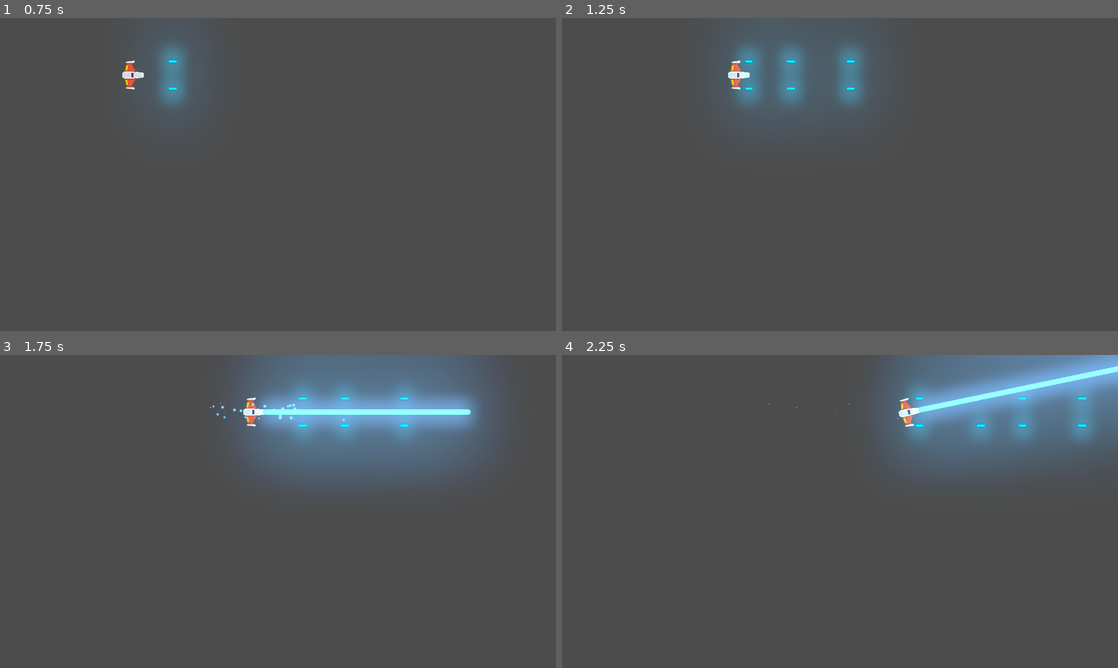
Above: before the commit, frames 1-4 (two rows, left to right).
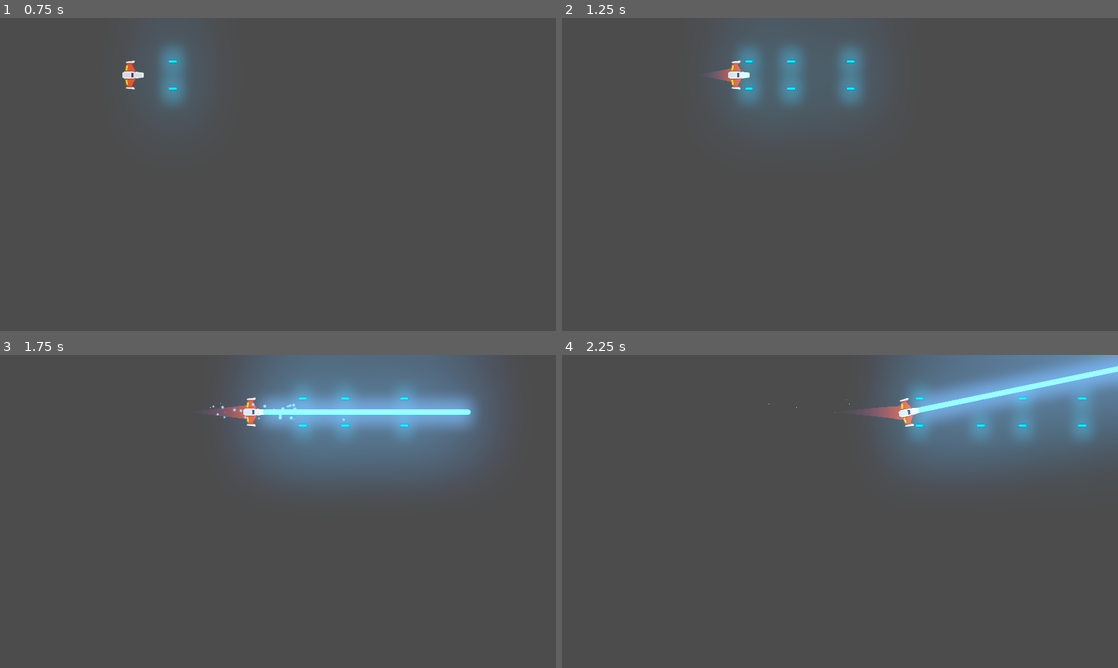
Above: after the commit, the same moments.

Repository: ChristianDTC/Game-Meteorite
Game: Godot game, scene res://Game/Levels/LevelTest.tscn
Two runs of this game, one before a commit and one after it. Both use one fixed random seed, a clock stepped at 60 frames per second and the inputs below.
Inputs (mouse positions are in pixels of both pictures, inside the frame that each line leads up to):
- Up to frame 1 (0.75 s): tap Enter at 0.5 s; move the mouse to (250, 237) at 0.52 s; hold W (move_up) from 0.53 s (still down); hold Space (shot_main) from 0.53 s (still down)
- Up to frame 2 (1.25 s): keep holding W (move_up); keep holding Space (shot_main)
- Up to frame 3 (1.75 s): keep holding W (move_up); move the mouse to (444, 558) at 1.27 s; release Space (shot_main) at 1.28 s; right-click (444, 558) at 1.35 s
- Up to frame 4 (2.25 s): move the mouse to (673, 464) at 2.02 s; release W (move_up) at 2.03 s; hold Left (rotate_left) from 2.03 s (still down); hold Space (shot_main) from 2.03 s (still down)

Frame 1 is identical in both runs. In frame 2, less than 0.1% of the frame differs, in the area x 27-31%, y 16-21%; in frame 3, 0.2%; in frame 4, 0.2%, in the area x 54-62%, y 16-21%.

Commit message:
agregue la estela de la nave

Diff:
--- a/Game/Ship/Player.gd
+++ b/Game/Ship/Player.gd
@@ -1,3 +1,4 @@
+#JUGADOR
 class_name Player
 extends RigidBody2D
 
@@ -5,7 +6,7 @@
 # ATRIBUTOS EXPORT
 export var power_engine:int = 20 #potencia del motor
 export var power_rotation:int = 280 #potencia de rotación
-
+export var trail_max:int = 30 #estela máxima
 
 # ATRIBUTOS
 var push:Vector2 = Vector2.ZERO
@@ -15,6 +16,7 @@
 # ATRIBUTOS ONREADY
 onready var muzzle:Muzzle = $Muzzle
 onready var laser_beam:LaserBeam2D = $LaserBeam2D
+onready var trail:Trail = $TrainPoint/Trail2D
 
 # METODOS
 func _unhandled_input(event: InputEvent) -> void:
@@ -23,6 +25,12 @@
 		laser_beam.set_is_casting(true)
 	if event.is_action_released("shot_secondary"):
 		laser_beam.set_is_casting(false)
+
+	#CONTROL ESTELA
+	if event.is_action_pressed("move_up"):
+		trail.set_max_points(trail_max)
+	elif event.is_action_pressed("move_down"):
+		trail.set_max_points(0)
 
 func _integrate_forces(state: Physics2DDirectBodyState) -> void:
 	apply_central_impulse(push.rotated(rotation))
--- a/Game/Ship/Player.tscn
+++ b/Game/Ship/Player.tscn
@@ -6,6 +6,7 @@
 [ext_resource path="res://Game/Laser/Muzzle.tscn" type="PackedScene" id=4]
 [ext_resource path="res://Game/Laser/laserShot.wav" type="AudioStream" id=5]
 [ext_resource path="res://Game/Laser/RayLaser/LaserBeam2D.tscn" type="PackedScene" id=6]
+[ext_resource path="res://Game/Ship/Trail/Trail2D.tscn" type="PackedScene" id=7]
 
 [sub_resource type="CircleShape2D" id=1]
 radius = 38.1182
@@ -28,6 +29,7 @@
 texture = ExtResource( 1 )
 
 [node name="CollisionShape2D" type="CollisionShape2D" parent="."]
+visible = false
 position = Vector2( 0, 9.09495e-13 )
 rotation = 1.5708
 scale = Vector2( 1.23907, 0.917624 )
@@ -51,4 +53,10 @@
 [node name="LaserBeam2D" parent="." instance=ExtResource( 6 )]
 position = Vector2( 40, 0 )
 
+[node name="TrainPoint" type="Position2D" parent="."]
+position = Vector2( -16, 0 )
+
+[node name="Trail2D" parent="TrainPoint" instance=ExtResource( 7 )]
+target_path = NodePath("..")
+
 [editable path="Muzzle"]
--- /dev/null
+++ b/Game/Ship/Trail/Trail2D.gd
@@ -0,0 +1,113 @@
+# Draws a 2D trail using Godot's `Line2D`.
+#
+# Instantiate `Trail2D` as a child of a moving node to use it. To control the color, width curve,
+# texture, or trail width, use parameters from the `Line2D` class.
+#ESTELA
+tool
+
+class_name Trail
+extends Line2D
+
+export var is_emitting := false setget set_emitting
+
+# Distance in pixels between vertices. A higher resolution leads to more details.
+export var resolution := 5.0
+# Life of each point in seconds before it is deleted.
+export var lifetime := 0.5
+# Maximum number of points allowed on the curve.
+export var max_points := 30 setget set_max_points
+# Optional path to the target node to follow. If not set, the instance follows its parent.
+export var target_path: NodePath
+
+var _points_creation_time := []
+var _last_point := Vector2.ZERO
+var _clock := 0.0
+var _offset := 0.0
+
+onready var target: Node2D = get_node_or_null(target_path)
+
+# SETTERS Y GETTERS
+func set_max_points(valor:int) -> void:
+	max_points = valor
+
+func _ready() -> void:
+	if not target:
+		target = get_parent() as Node2D
+
+	if Engine.editor_hint:
+		set_process(false)
+		return
+
+	_offset = position.length()
+	set_as_toplevel(true)
+	clear_points()
+	position = Vector2.ZERO
+	_last_point = to_local(target.global_position) + calculate_offset()
+
+
+func _get_configuration_warning() -> String:
+	var warning := "Missing Target node: assign a Node that extends Node2D in the Target Path or make the Trail a child of a parent that extends Node2D"
+	if target:
+		warning = ""
+	return warning
+
+
+func _process(delta: float) -> void:
+	_clock += delta
+	remove_older()
+
+	if not is_emitting:
+		return
+
+	# Adding new points if necessary.
+	var desired_point := to_local(target.global_position)
+	var distance: float = _last_point.distance_to(desired_point)
+	if distance > resolution:
+		add_timed_point(desired_point, _clock)
+
+
+# Creates a new point and stores its creation time.
+func add_timed_point(point: Vector2, time: float) -> void:
+	add_point(point + calculate_offset())
+	_points_creation_time.append(time)
+	_last_point = point
+	if get_point_count() > max_points:
+		remove_first_point()
+
+
+# Calculates the offset of the trail from its target.
+func calculate_offset() -> Vector2:
+	return - 1.0 * polar2cartesian(1.0, target.rotation).rotated(- PI / 2) * _offset
+
+
+# Removes the first point in the line and the corresponding time.
+func remove_first_point() -> void:
+	if get_point_count() > 1:
+		remove_point(0)
+	_points_creation_time.pop_front()
+
+
+# Remove points older than `lifetime`.
+func remove_older() -> void:
+	for creation_time in _points_creation_time:
+		var delta = _clock - creation_time
+		if delta > lifetime:
+			remove_first_point()
+		# Points in `_points_creation_time` are ordered from oldest to newest so as soon as a point
+		# isn't older than `lifetime`, we know all remaining points should stay as well.
+		else:
+			break
+
+
+func set_emitting(emitting: bool) -> void:
+	is_emitting = emitting
+	if Engine.editor_hint:
+		return
+
+	if not is_inside_tree():
+		yield(self, "ready")
+
+	if is_emitting:
+		clear_points()
+		_points_creation_time.clear()
+		_last_point = to_local(target.global_position) + calculate_offset()
--- /dev/null
+++ b/Game/Ship/Trail/Trail2D.tscn
@@ -0,0 +1,21 @@
+[gd_scene load_steps=4 format=2]
+
+[ext_resource path="res://Game/Ship/Trail/Trail2D.gd" type="Script" id=1]
+
+[sub_resource type="Curve" id=1]
+_data = [ Vector2( 0, 0 ), 0.0, 1.0, 0, 1, Vector2( 1, 1 ), 1.0, 0.0, 1, 0 ]
+
+[sub_resource type="Gradient" id=2]
+colors = PoolColorArray( 0.294118, 0.356863, 0.670588, 0, 0.870588, 0.32549, 0.172549, 1 )
+
+[node name="Trail2D" type="Line2D"]
+points = PoolVector2Array( 0, 0, 60, 0 )
+width = 50.0
+width_curve = SubResource( 1 )
+default_color = Color( 1, 1, 1, 1 )
+gradient = SubResource( 2 )
+joint_mode = 2
+script = ExtResource( 1 )
+is_emitting = true
+lifetime = 0.4
+max_points = 20
--- a/project.godot
+++ b/project.godot
@@ -33,13 +33,19 @@
 "class": "Player",
 "language": "GDScript",
 "path": "res://Game/Ship/Player.gd"
+}, {
+"base": "Line2D",
+"class": "Trail",
+"language": "GDScript",
+"path": "res://Game/Ship/Trail/Trail2D.gd"
 } ]
 _global_script_class_icons={
 "Laser": "",
 "LaserBeam2D": "",
 "Level": "",
 "Muzzle": "",
-"Player": ""
+"Player": "",
+"Trail": ""
 }
 
 [application]
Not shown: 1 places in Game/Ship/Player.tscn that only renumber resources
